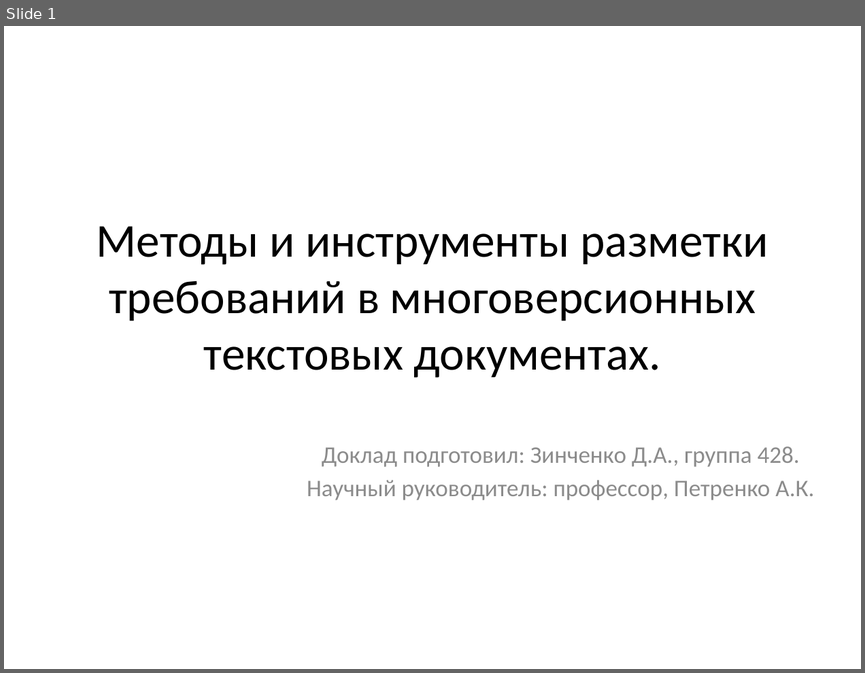
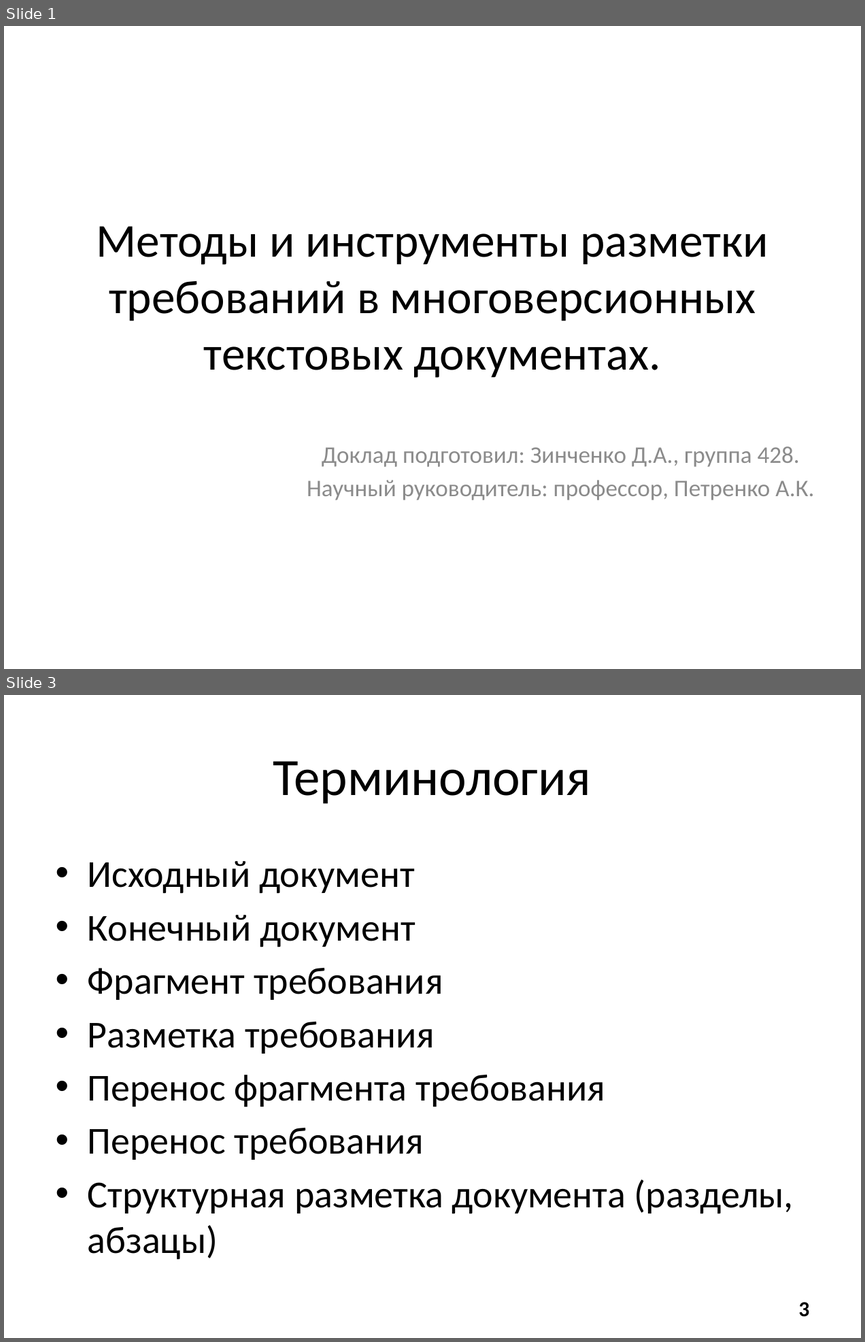
Before and after one commit to Revoltt/ReqSystem, a slide deck: diploma.pptx. Shown one above the other, each under a label of ours: slide 1 before the commit, slides 1 and 3 after it; the slides between them are not shown. The pictures are 865x673 and 865x1342 pixels, drawn with LibreOffice and Linux fonts; fonts in the diff are those of the drawing. Boxes give left, top, right and bottom in pixels: in the first picture for what was removed or moved away, otherwise in the second. Text is boxed around its words. In the diff, an @@ line names an element or a change of style, - is before the commit and + after.

Commit message:
renamed some files, added text and presentation v0.2

```diff
--- a/diploma.pptx
+++ b/diploma.pptx
@@ slide 3 added at [4, 695, 861, 1338], background #FFFFFF @@
@@ title added at [273, 761, 592, 804], 44 pt, text #000000 @@
+Терминология
@@ text added at [88, 861, 793, 1259], 32 pt, text #000000 @@
+• Исходный документ
+• Конечный документ
+• Фрагмент требования
+• Разметка требования
+• Перенос фрагмента требования
+• Перенос требования
+• Структурная разметка документа (разделы, абзацы)
@@ page number added at [798, 1302, 809, 1317], 18 pt, text #000000, bold @@
+3
```
Also in this commit, not shown: 8 slides changed, 5 other slides added, 3 slides removed, 8 other files.
